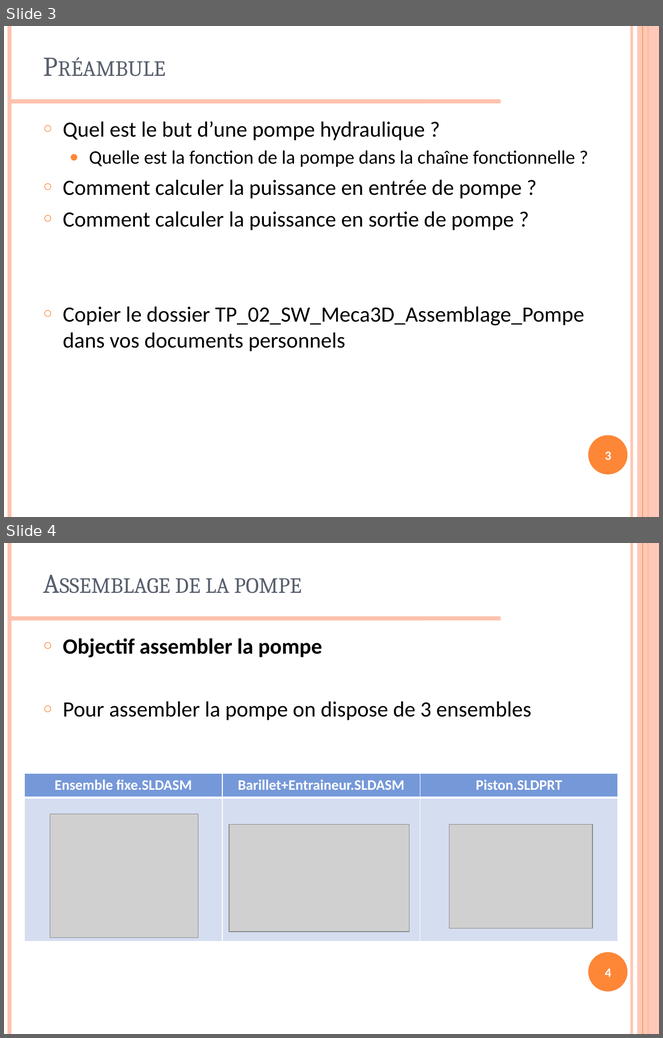
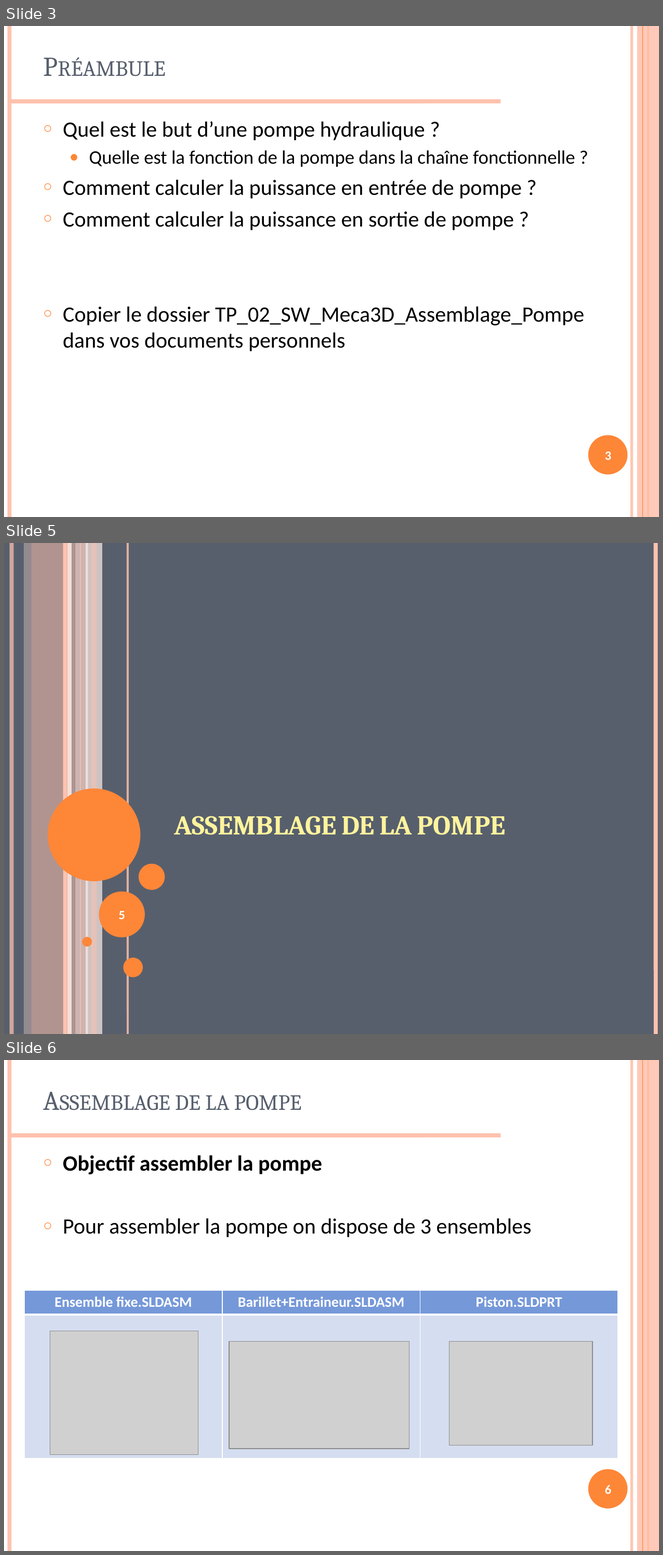
Before and after one commit to xpessoles/TP_2014_2015, a slide deck: TP_02_SW_Meca3D_Assemblage_Pompe/TP_02_SW_Assemblage_Pompe_PPT.pptx. Shown one above the other, each under a label of ours: slides 3 and 4 before the commit, slides 3, 5 and 6 after it; the slides between them are not shown. The pictures are 663x1038 and 663x1555 pixels, drawn with LibreOffice and Linux fonts; fonts in the diff are those of the drawing; grey boxes stand for pictures; background and template pictures are left out. Boxes give left, top, right and bottom in pixels: in the first picture for what was removed or moved away, otherwise in the second. Text is boxed around its words. In the diff, an @@ line names an element or a change of style, - is before the commit and + after.

```diff
--- a/TP_02_SW_Meca3D_Assemblage_Pompe/TP_02_SW_Assemblage_Pompe_PPT.pptx
+++ b/TP_02_SW_Meca3D_Assemblage_Pompe/TP_02_SW_Assemblage_Pompe_PPT.pptx
@@ slide 5 added at (4,543,659,1034), background #575F6D @@
@@ line added from (12, 543) to (12, 1034), #FEC3AE 4.5 pt @@
@@ rectangle added at (24,543,31,1034), fill #FFD9CE at 36% opacity @@
@@ rectangle added at (32,543,75,1034), fill #FEC3AE at 54% opacity @@
@@ line added from (65, 543) to (65, 1034), #FEC3AE 4.5 pt @@
@@ line added from (70, 543) to (70, 1034), #FFEDE8 4.5 pt @@
@@ rectangle added at (75,543,88,1034), fill #FFD9CE at 70% opacity @@
@@ line added from (80, 543) to (80, 1034), #FEC3AE 0.75 pt @@
@@ rectangle added at (86,543,102,1034), fill #FFEDE8 at 71% opacity @@
@@ rectangle added at (91,543,97,1034), fill #FEC3AE at 51% opacity @@
@@ line added from (128, 543) to (128, 1034), #FEC3AE 2.25 pt @@
@@ line added from (656, 543) to (656, 1034), #FEC3AE 4.5 pt @@
@@ ellipse added at (48,788,141,882), fill #FE8637 @@
@@ title added at (174,816,506,835), 30 pt, text #FFF39D, bold, small capitals @@
+ASSEMBLAGE DE LA POMPE
@@ ellipse added at (138,864,165,890), fill #FE8637 @@
@@ ellipse added at (99,891,145,938), fill #FE8637 @@
@@ page number added at (118,911,125,919), 14 pt, text #FFFFFF, bold @@
+5
@@ ellipse added at (82,938,92,947), fill #FE8637 @@
@@ ellipse added at (123,958,143,977), fill #FE8637 @@
@@ what was slide 4 is now slide 6 @@
@@ page number at (605,1485,611,1494): text changed @@
-4
+6
```
Also in this commit, not shown: 1 slide changed, 22 other slides added, 1 slide removed, 45 other files.
